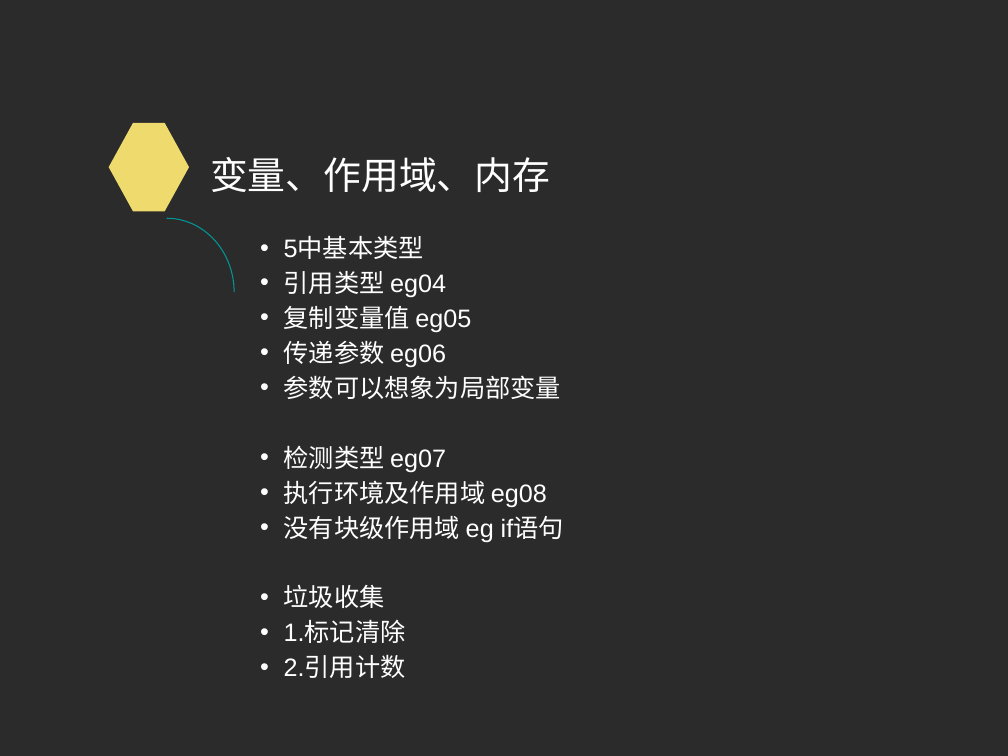
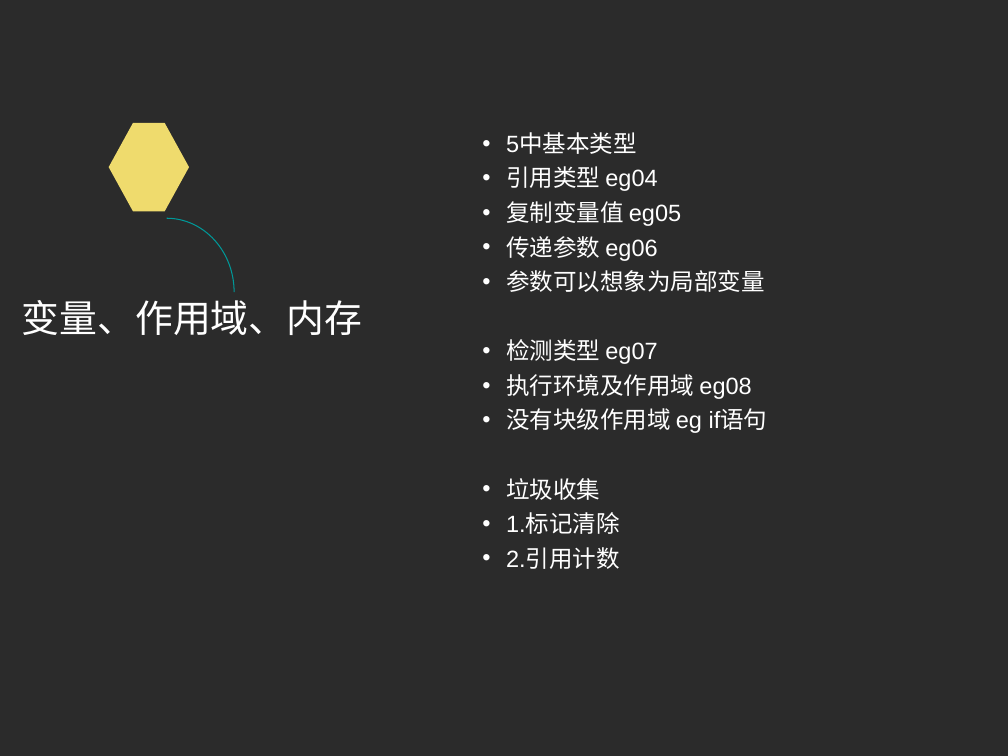
Before and after one commit to NJUPT-CAST/Computer, a slide deck: slide 7 of web/7.js grunt gulp webpack/2016上学期第一次课.ppt. Drawn at 1008x756 pixels with LibreOffice and Linux fonts; fonts in the diff are those of the drawing; background and template pictures are left out; a plain dark background stands for a picture behind light text. Boxes give left, top, right and bottom in pixels: in the first picture for what was removed or moved away, otherwise in the second. Text is boxed around its words. In the diff, an @@ line names an element or a change of style, - is before the commit and + after.

```diff
--- a/web/7.js grunt gulp webpack/2016上学期第一次课.ppt
+++ b/web/7.js grunt gulp webpack/2016上学期第一次课.ppt
@@ text "5中基本类型": place and size @@
-text "5中基本类型" at box(284, 237, 564, 678)
+text "5中基本类型" at box(506, 133, 768, 569)
@@ text "5中基本类型" at box(506, 133, 768, 569): size 18 to 16.8 pt; more space between paragraphs @@
@@ title "变量、作用域、内存": place and size @@
-title "变量、作用域、内存" at box(210, 157, 550, 192)
+title "变量、作用域、内存" at box(22, 300, 362, 335)
```
Also in this commit, not shown: 5 other slides changed, 1 other file.
